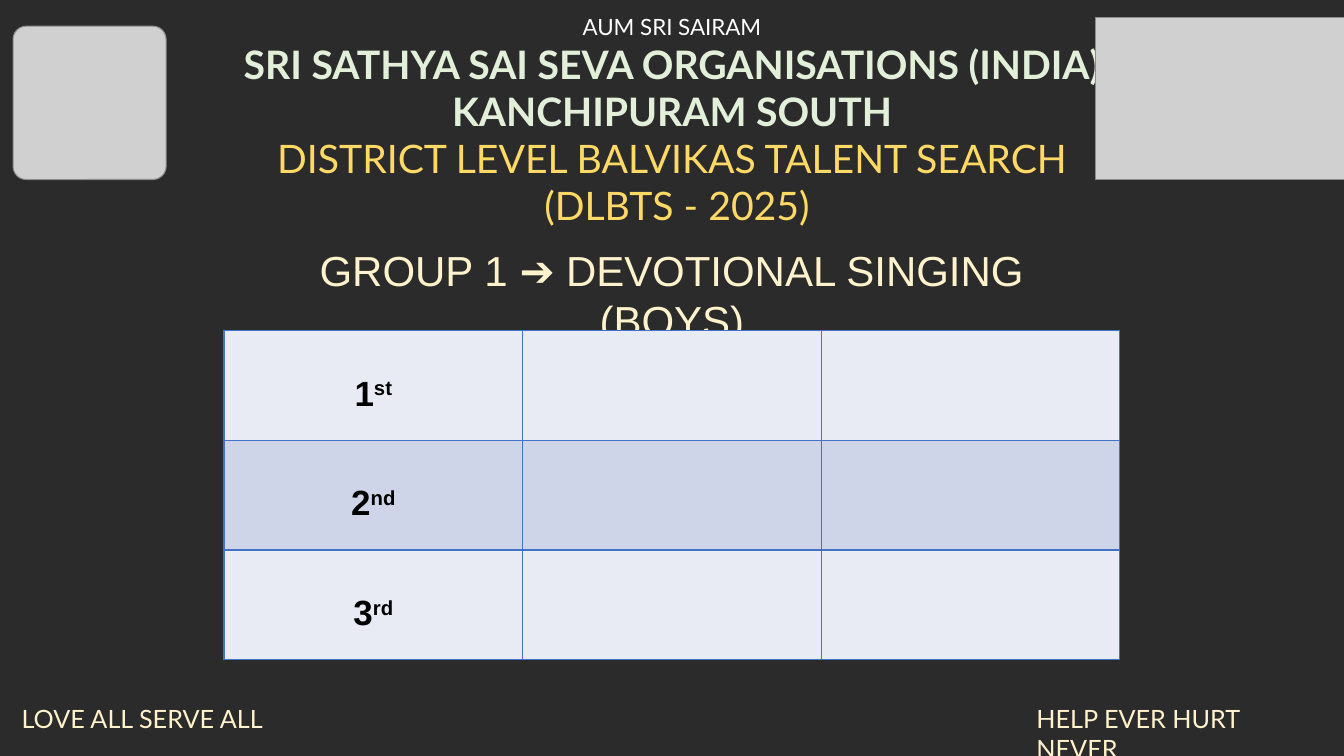
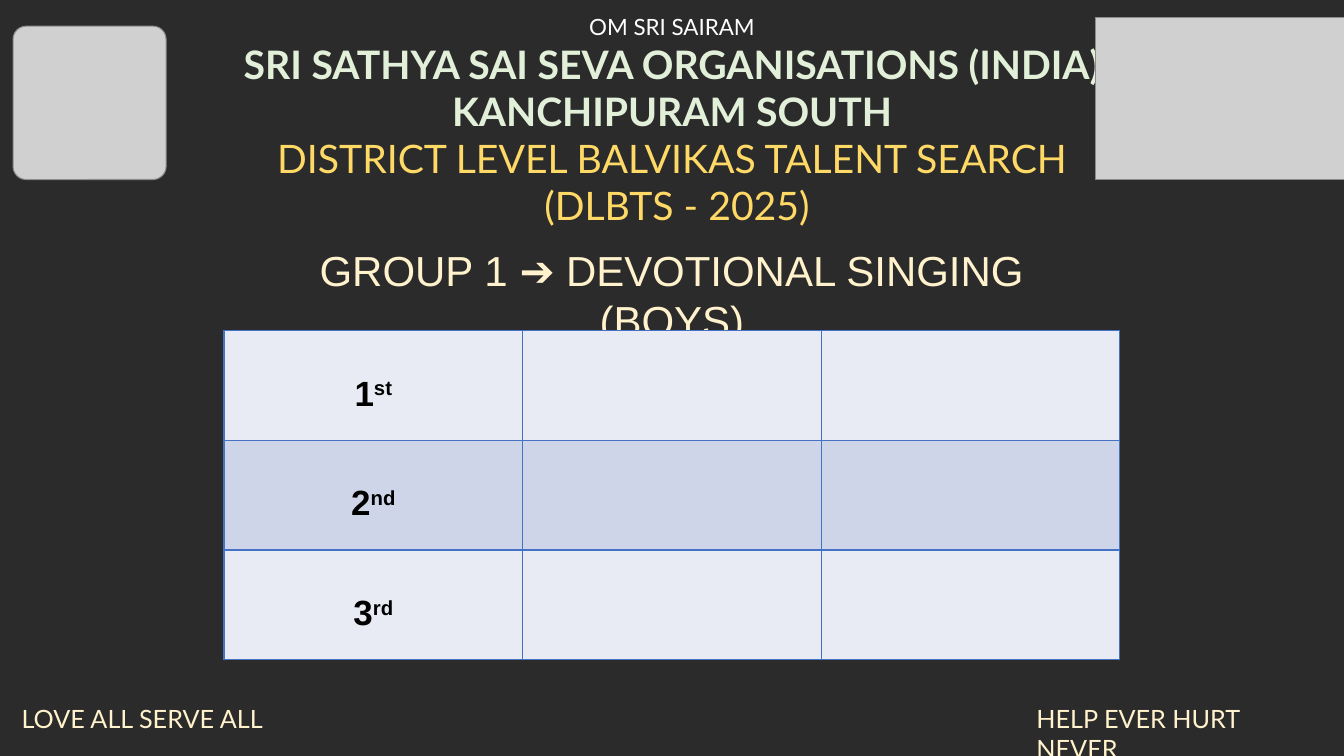
Before and after one commit to Tejeswar-16/dlbts-2025, a slide deck: slide 10 of assets/DLBTS-2025-template.pptx. Drawn at 1344x756 pixels with LibreOffice and Linux fonts; fonts in the diff are those of the drawing; grey boxes stand for pictures; background and template pictures are left out; a plain dark background stands for a picture behind light text. Boxes give left, top, right and bottom in pixels: in the first picture for what was removed or moved away, otherwise in the second. Text is boxed around its words. In the diff, an @@ line names an element or a change of style, - is before the commit and + after.

Commit message:
fixed ppt typo

```diff
--- a/assets/DLBTS-2025-template.pptx
+++ b/assets/DLBTS-2025-template.pptx
@@ text at [589,19,755,35]: text changed @@
-AUM SRI SAIRAM
+OM SRI SAIRAM
```
Also in this commit, not shown: 11 other slides changed.
